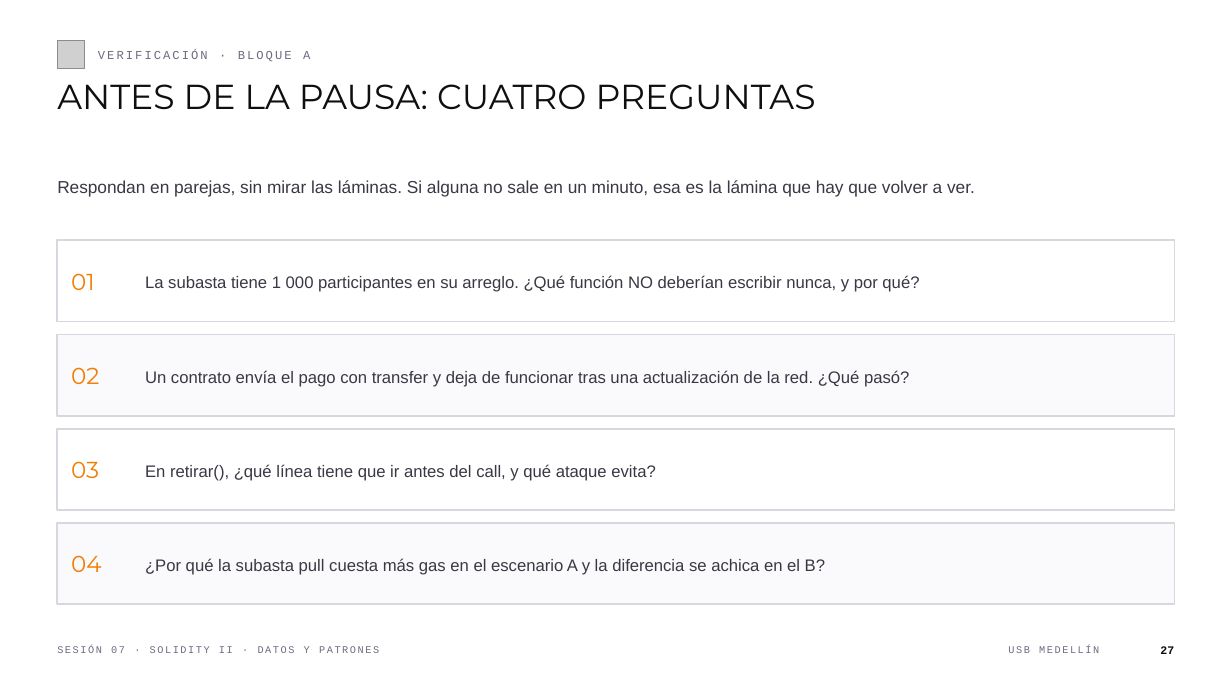
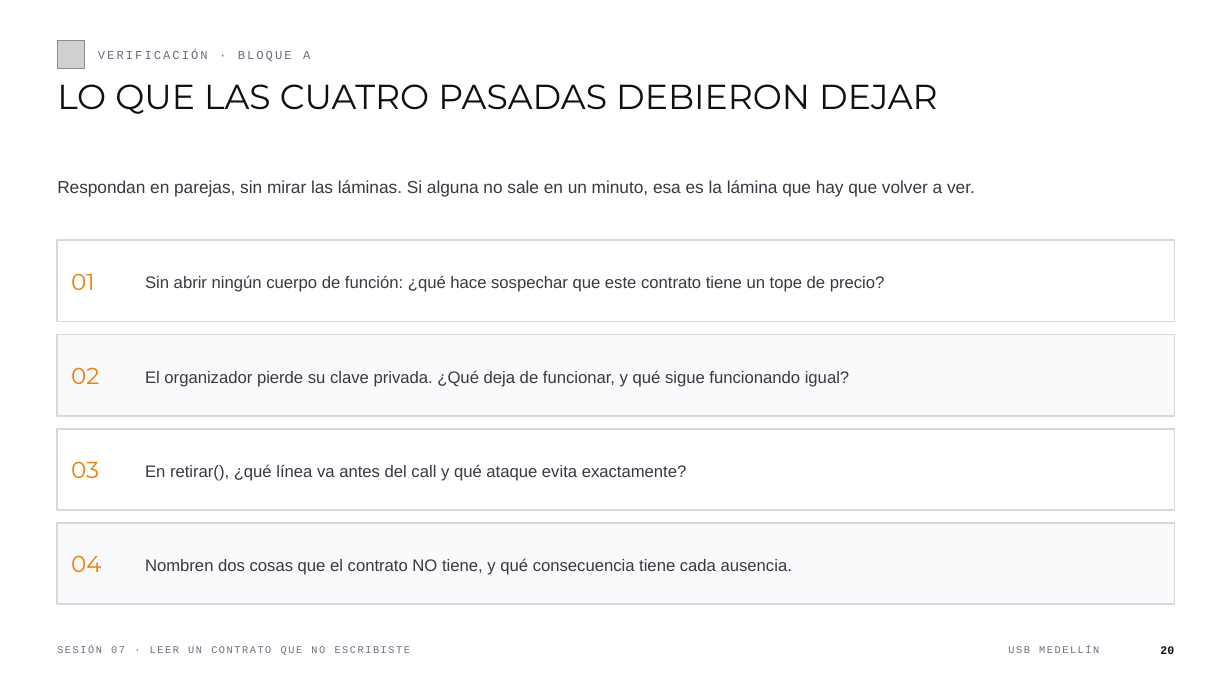
Before and after one commit to andresdapena81/curso-blockchain-web3-usb, a slide deck: slide 20 of material/Sesion-07-Blockchain-Web3.pptx (slide 27 before the commit). Drawn at 1232x693 pixels with LibreOffice and Linux fonts; fonts in the diff are those of the drawing; grey boxes stand for pictures. Boxes give left, top, right and bottom in pixels: in the first picture for what was removed or moved away, otherwise in the second. Text is boxed around its words. In the diff, an @@ line names an element or a change of style, - is before the commit and + after.

```diff
--- a/material/Sesion-07-Blockchain-Web3.pptx
+++ b/material/Sesion-07-Blockchain-Web3.pptx
@@ text at (x1=57, y1=84, x2=938, y2=114): text changed @@
-ANTES DE LA PAUSA: CUATRO PREGUNTAS
+LO QUE LAS CUATRO PASADAS DEBIERON DEJAR
@@ text at (x1=145, y1=275, x2=885, y2=292): text changed @@
-La subasta tiene 1 000 participantes en su arreglo. ¿Qué función NO deberían escribir nunca, y por qué?
+Sin abrir ningún cuerpo de función: ¿qué hace sospechar que este contrato tiene un tope de precio?
@@ text at (x1=145, y1=370, x2=849, y2=387): text changed @@
-Un contrato envía el pago con transfer y deja de funcionar tras una actualización de la red. ¿Qué pasó?
+El organizador pierde su clave privada. ¿Qué deja de funcionar, y qué sigue funcionando igual?
@@ text at (x1=145, y1=464, x2=687, y2=481): text changed @@
-En retirar(), ¿qué línea tiene que ir antes del call, y qué ataque evita?
+En retirar(), ¿qué línea va antes del call y qué ataque evita exactamente?
@@ text at (x1=145, y1=558, x2=792, y2=575): text changed @@
-¿Por qué la subasta pull cuesta más gas en el escenario A y la diferencia se achica en el B?
+Nombren dos cosas que el contrato NO tiene, y qué consecuencia tiene cada ausencia.
@@ text at (x1=57, y1=646, x2=410, y2=655): text changed @@
-SESIÓN 07 · SOLIDITY II · DATOS Y PATRONES
+SESIÓN 07 · LEER UN CONTRATO QUE NO ESCRIBISTE
@@ text at (x1=1160, y1=646, x2=1174, y2=654): text changed @@
-27
+20
```
Also in this commit, not shown: 12 other slides changed, 32 slides added, 32 slides removed, 14 other files.
